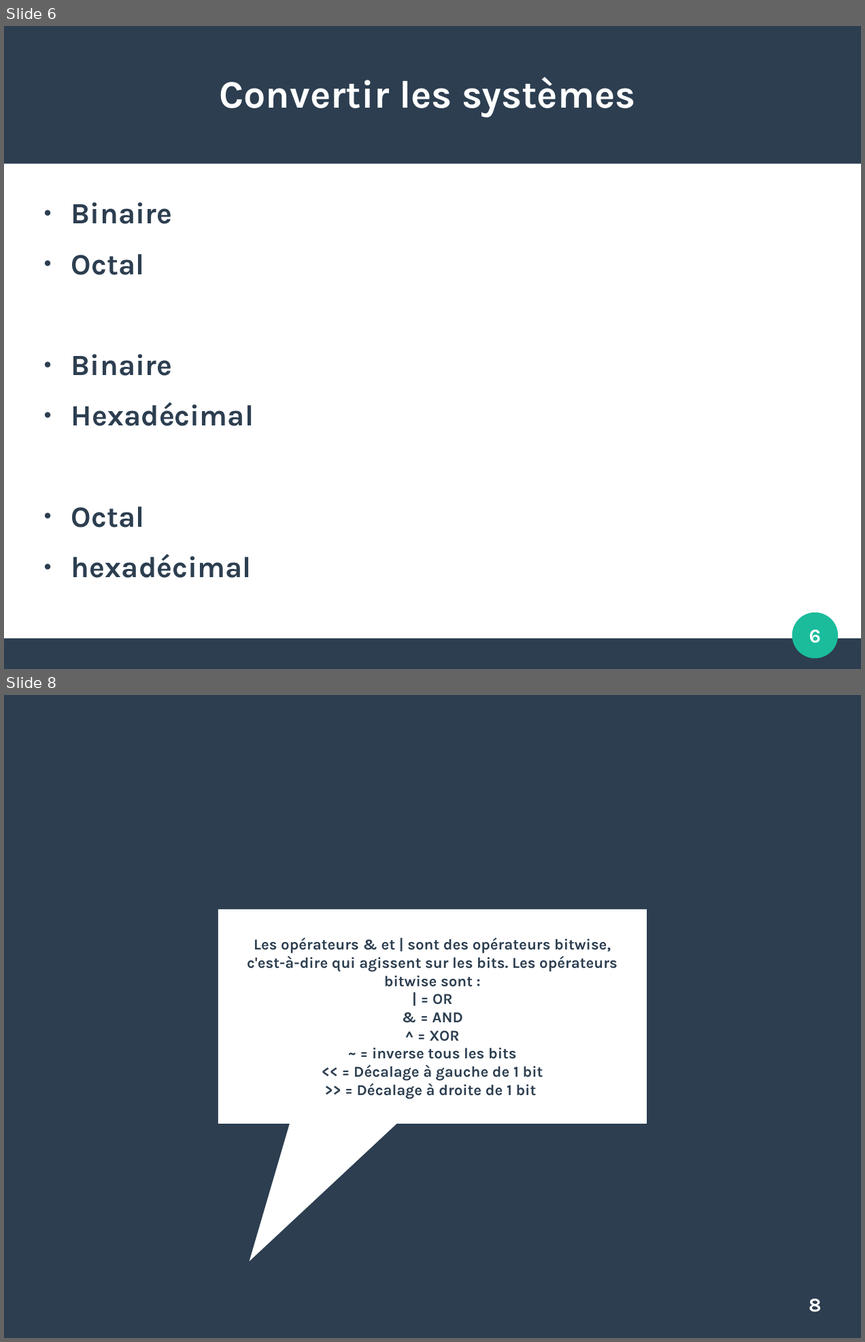
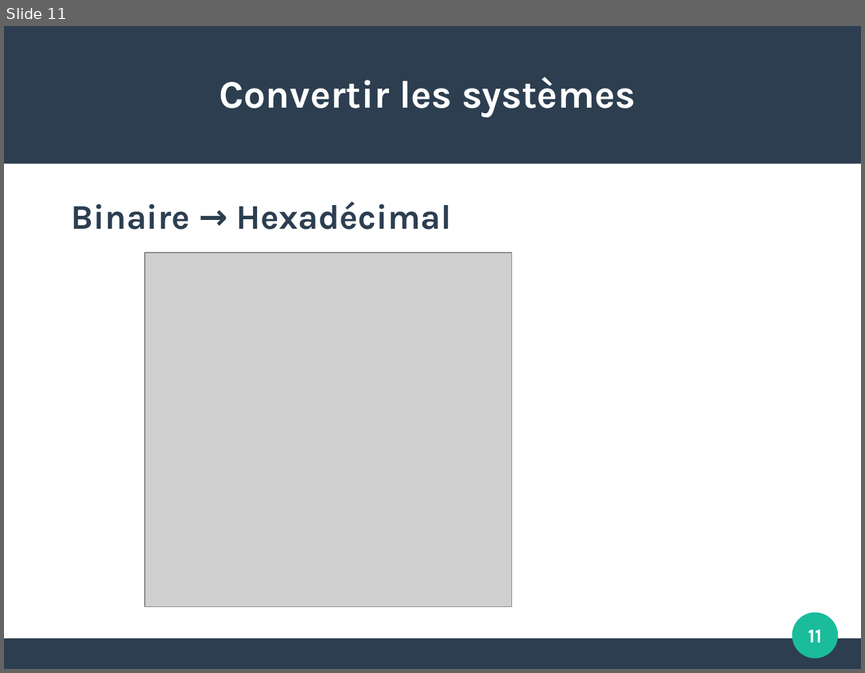
Before and after one commit to JulieMarielaure/Projet1BGE, a slide deck: Hexadécimal Octal.odp. Shown one above the other, each under a label of ours: slides 6 and 8 before the commit, slide 11 after it; the slides between them are not shown. The pictures are 865x1342 and 865x673 pixels, drawn with LibreOffice and Linux fonts; fonts in the diff are those of the drawing; grey boxes stand for pictures. Boxes give left, top, right and bottom in pixels: in the first picture for what was removed or moved away, otherwise in the second. Text is boxed around its words. In the diff, an @@ line names an element or a change of style, - is before the commit and + after.

```diff
--- a/Hexadécimal Octal.odp
+++ b/Hexadécimal Octal.odp
@@ slide 8 removed at (4,695,861,1338), background #2C3E50 @@
@@ speech box removed at (219,910,647,1124) @@
@@ title removed at (247,937,617,1099) @@
-Les opérateurs & et | sont des opérateurs bitwise, c'est-à-dire qui agissent sur les bits. Les opérateurs bitwise sont :
-| = OR
-& = AND
-^ = XOR
-~ = inverse tous les bits
-<< = Décalage à gauche de 1 bit
->> = Décalage à droite de 1 bit
@@ page number removed at (808,1298,821,1312) @@
-8
@@ what was slide 6 is now slide 11 @@
@@ slide 11 changed as well @@
@@ text at (71,201,451,229): text changed; size 27.2 to 32 pt @@
-● Binaire
-● Octal
-● Binaire
-● Hexadécimal
-● Octal
-● hexadécimal
+Binaire → Hexadécimal
@@ picture added at (145,252,512,606) @@
@@ page number at (808,629,821,642): text changed @@
-6
+11
```
Also in this commit, not shown: 4 other slides changed, 9 slides added, 2 other slides removed, 2 other files.
